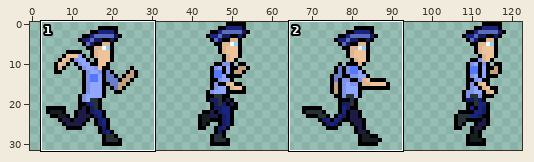
A sprite sheet gets an edit: DazzasDash/Assets/Sprites/Policeman.png. Above: a wide view before the commit, with the close-up outlined.
Close-up. Earlier state:
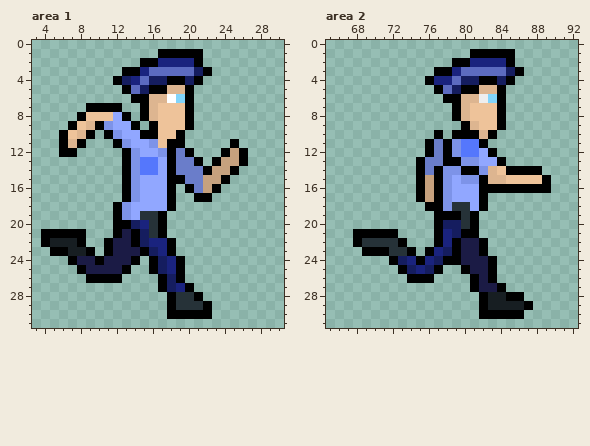
The file is 128x32 pixels. Colours within 5 levels of each other are drawn and written as one. Shown: area 1: x 3..30, y 0..31; area 2: x 65..92, y 0..31. The wide view leaves out empty margins.
And afterwards:
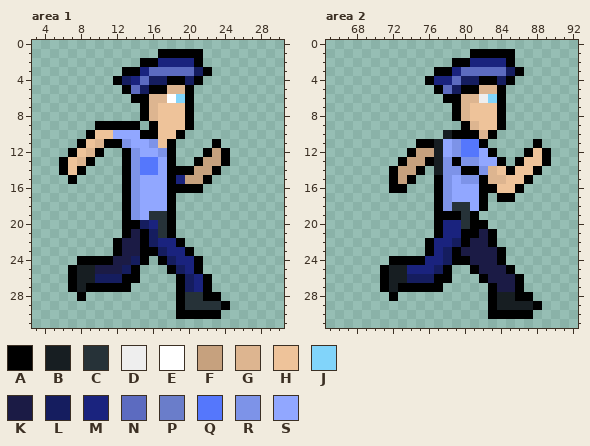
Palette (. is transparent): A #000000  B #171e22  C #263238  D #eeeeee  E #ffffff  F #c6a17e  G #ddb590  H #eec39a  J #81d4fa  K #1b1b45  L #151d5f  M #1a237e  N #5c6bc0  P #6a7dca  Q #5577fc  R #7d93e8  S #91a7ff
Change:
--- area 1
@@ x 3..30 @@
  6 ...........AAGGEJA..........
- 7 ......AAAA..AGHHHA..........
- 8 .....AHHHSA.AGHHHA..........
- 9 ....AHGARSSA.AHHHA..........
-10 ...AHGA.ARSSAAHHA...........
-11 ...AGA...ARSSRHAA.....A.....
-12 ...AA.....ARSSRAPA...AFA....
-13 ..........ARQQSAPPA.AFFA....
-14 ..........ARQQSAPPPAFFA.....
-15 ..........ARSSSAAPPFFA......
-16 ..........ARSSSA.APFA.......
-17 ..........ARSSSA..AA........
-18 .........ARSSSSA............
-19 .........ARSCCA.............
-20 .........AALMCA.............
-21 .AAAAA...AKALCA.............
-22 .ABBBA..AKKALMMA............
-23 ..AABBA.AKKKALMA............
-24 ....AKKAKKKA.ALMA...........
-25 .....AKKKKA..ALMA...........
-26 ......AAAA....ALA...........
-27 ..............ALMA..........
-28 ...............ACCA.........
-29 ...............ACCCA........
-30 ...............AAAAA........
+ 7 ............AGHHHA..........
+ 8 ............AGHHHA..........
+ 9 .......AAAAA.AHHHA..........
+10 ......AHHSSSAAHHA...........
+11 .....AHGAARSSRHA....A.......
+12 ....AHGA..ARSSRA...AFA......
+13 ...AHGA...ARQQSA..AFFA......
+14 ...AHA....ARQQSAAAFFA.......
+15 ....A.....ARSSSAMFFA........
+16 ..........ARSSSAAAA.........
+17 ..........ARSSSA............
+18 ..........ARSSSA............
+19 ..........ARSCCA............
+20 ..........AALMCA............
+21 ..........AKALCA............
+22 .........AKKALMMA...........
+23 .........AKKAALMMA..........
+24 .....AAAAKKLA.ALMMA.........
+25 ....ABBKKKLA...ALMA.........
+26 ....ABBLLLAA....ALMA........
+27 ....ABAAAAA.....ALMA........
+28 .....A..........ACCAA.......
+29 ................ACCCCA......
+30 ................AAAAA.......
 31 ............................
--- area 2
@@ x 65..92 @@
  9 ...............AGHHA........
-10 ............A.AAAGA.........
-11 ...........APARQQA..........
-12 ...........APARQQSA.........
-13 ..........APPAARRSSA........
-14 ..........APARRAARGHAAAA....
-15 ..........AFARSRRAGGHHHHA...
-16 ..........AFARSSSAAAAAAAA...
-17 ..........AFARSSSA..........
-18 ...........AARCCSA..........
+10 .............BAAAGA.........
+11 ..........AABSRQQA.....A....
+12 .........AFFBSRQQSA...AHA...
+13 ........AFFABRARRSSA.AHHA...
+14 .......AFFA.BRRAARGHAHHA....
+15 .......AFA..ARSRRAGGHHA.....
+16 .......AA...ARSSSAAHHA......
+17 ............ARSSSA.AA.......
+18 ............ARCCSA..........
 19 ............AAACA...........
-20 ............ALLCA...........
-21 ...AAAAA....AMLAA...........
-22 ...ACCCCA...AMAKKA..........
-23 ....AAACCA.AMLAKKA..........
-24 .......ALMAMLAAKKKA.........
-25 ........ALMLA..AKKA.........
-26 .........AAA....AKA.........
-27 ................AKKA........
-28 .................ABBAA......
-29 .................ABBBBA.....
-30 .................AAAAA......
+20 ............AMMCAA..........
+21 ............AMMAAKA.........
+22 ...........AMMLAKKA.........
+23 ...........AMLAKKKKA........
+24 .......AAAAMMLAAKKKA........
+25 ......ABBMMMLA..AKKKA.......
+26 ......ABBLLLAA...AKKKA......
+27 ......ABAAAAA.....AKKA......
+28 .......A..........ABBAA.....
+29 ..................ABBBBA....
+30 ..................AAAAA.....
 31 ............................
